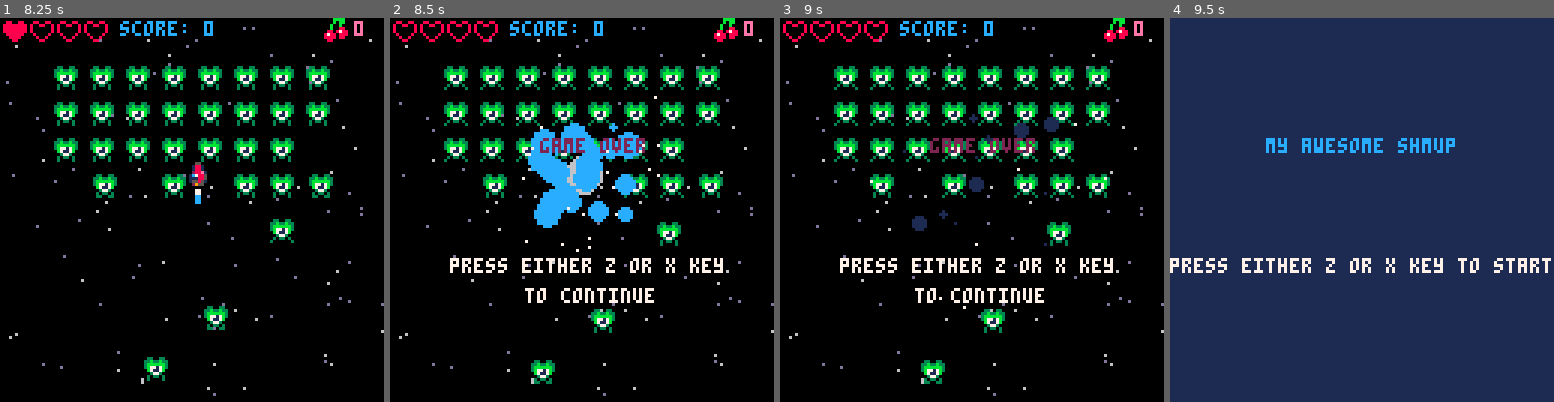
Above: before the commit, frames 1-4 (left to right).
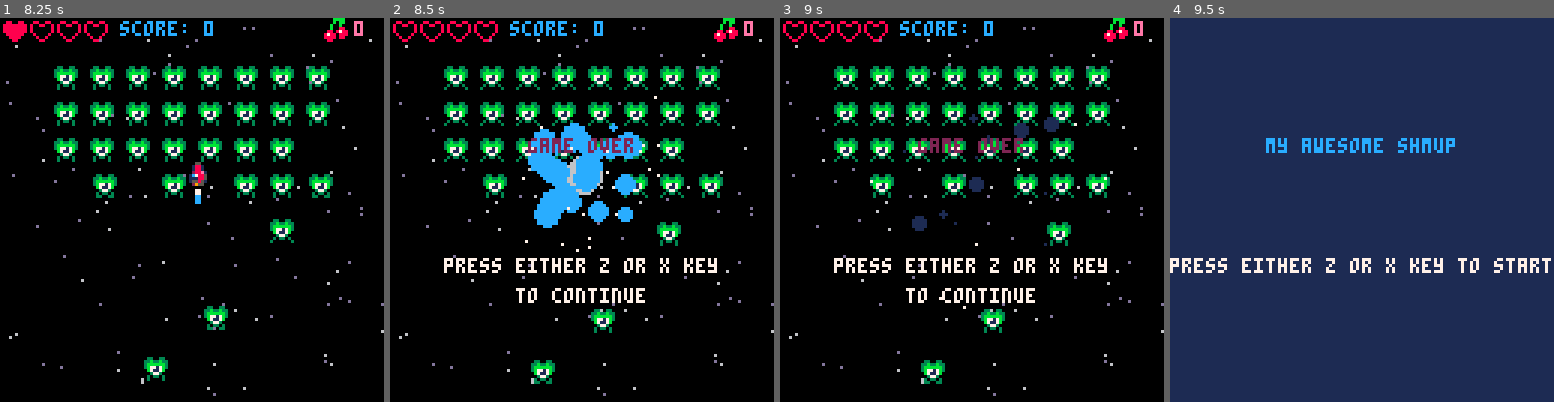
Above: after the commit, the same moments.

Repository: CRBroughton/pico-8-hero
Game: PICO-8 cartridge src/pico-8-hero.p8
Same seed, same stepped clock (60 frames per second), same inputs: the game is played once before the commit and once after it.
Inputs:
- Up to frame 1 (8.25 s): tap X (X key) at 0.33, 1.07, 1.85, 2.97, 4.08, 5.2, 6.32, 7.43 s; tap O (Z key) at 0.7, 1.7, 2.1, 2.5, 2.9, 3.3, 3.7, 4.1, 4.5, 4.9, 5.3, 5.7, 6.1, 6.5, 6.9, 7.3, 7.7, 8.1 s; hold Right 1.6-2.1 s; hold Up 2.15-2.42 s; hold Right 2.47-3.03 s; hold Left 3.08-3.58 s; hold Down 3.63-3.97 s; hold Right 4.02-4.68 s; hold Up 4.73-5.03 s; hold Left 5.08-5.68 s; hold Down 5.73-6.03 s; hold Right 6.08-6.58 s; hold Right 6.63-7.13 s; hold Up 7.18-7.45 s; hold Right 7.5-8.07 s; hold Left from 8.12 s (still down)
- Up to frame 2 (8.5 s): keep holding Left
- Up to frame 3 (9 s): tap O (Z key) at 8.5, 8.9 s; tap X (X key) at 8.55 s; release Left at 8.62 s; hold Down from 8.67 s (still down)
- Up to frame 4 (9.5 s): release Down at 9 s; hold Right from 9.05 s (still down); tap O (Z key) at 9.3 s

Frame 1 is identical in both runs. In frame 2, 2.3% of the frame differs, in the area x 14-87%, y 31-75%; in frame 3, 2.3%; in frame 4, nothing differs.

Commit message:
feat(enemies): :sparkles: add floating text to enemy kills

Diff:
--- a/src/behaviour.lua
+++ b/src/behaviour.lua
@@ -150,6 +150,7 @@
             pickattack()
         end
         cherrychance = 0.2
+        popfloat("100", enemy.x + 4, enemy.y + 4)
     end
     if rnd() < 0.1 then
         droppickup(enemy.x, enemy.y)
@@ -174,6 +175,7 @@
             ship.lives += 1
             sfx(31)
             cherries = 0
+            popfloat("1up!", pickup.x + 4, pickup.y + 4)
         else
             score += 10
             cherries = 0
--- a/src/draw.lua
+++ b/src/draw.lua
@@ -12,6 +12,21 @@
                 drawsprite(ship)
                 spr(ship.flame, ship.x, ship.y + 8)
             end
+        end
+    end
+
+    -- Draws floats
+    for float in all(floats) do
+        local colour = 7
+        if gametime % 4 < 2 then
+            colour = 8
+        end
+        cprint(float.text, float.x, float.y, colour)
+        float.y -= 0.5
+        float.age += 1
+
+        if float.age > 60 then
+            del(floats, float)
         end
     end
 
@@ -119,26 +134,26 @@
 
 function draw_start()
     cls(1)
-    print("my awesome shmup", 32, 40, 12)
-    print("press either z or x key to start", 0, 80, blink())
+    cprint("my awesome shmup", 64, 40, 12)
+    cprint("press either z or x key to start", 64, 80, blink())
 end
 
 function draw_over()
     draw_game()
-    print("game over", 50, 40, 2)
-    print("press either z or x key", 20, 80, blink())
-    print("to continue", 45, 90, 7)
+    cprint("game over", 64, 40, 2)
+    cprint("press either z or x key", 64, 80, blink())
+    cprint("to continue", 64, 90, 7)
 
 end
 
 function draw_wavetext()
     draw_game()
-    print("wave " .. wave, 52, 40, blink())
+    cprint("wave " .. wave, 64, 40, blink())
 end
 
 function draw_win()
     draw_game()
-    print("congratulations", 40, 40, 2)
-    print("press either z or x key", 20, 80, blink())
-    print("to continue", 45, 90, 7)
+    cprint("congratulations", 64, 40, 2)
+    cprint("press either z or x key", 64, 80, blink())
+    cprint("to continue", 64, 90, 7)
 end
--- a/src/main.lua
+++ b/src/main.lua
@@ -94,4 +94,6 @@
 
     pickups = {}
 
+    floats = {}
+
 end
--- a/src/utils.lua
+++ b/src/utils.lua
@@ -216,3 +216,18 @@
         end
     end
 end
+
+function popfloat(fltext, flx, fly)
+    local float = {}
+
+    float.x = flx
+    float.y = fly
+    float.text = fltext
+    float.age = 0
+
+    add(floats, float)
+end
+
+function cprint(text, x, y, colour)
+    print(text, x - #text * 2, y, colour)
+end
